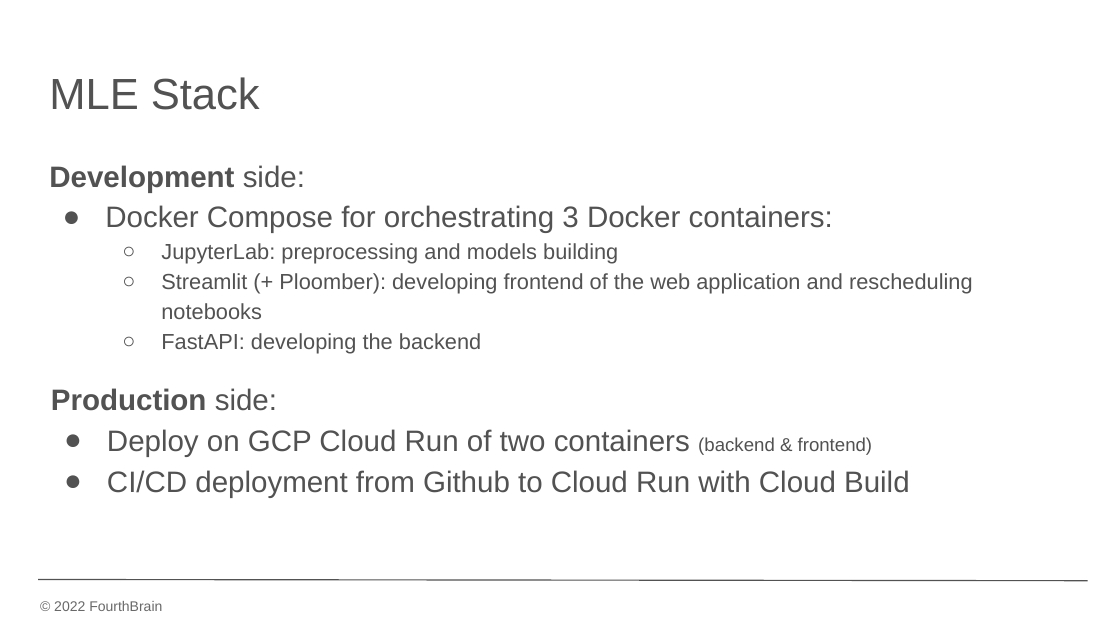
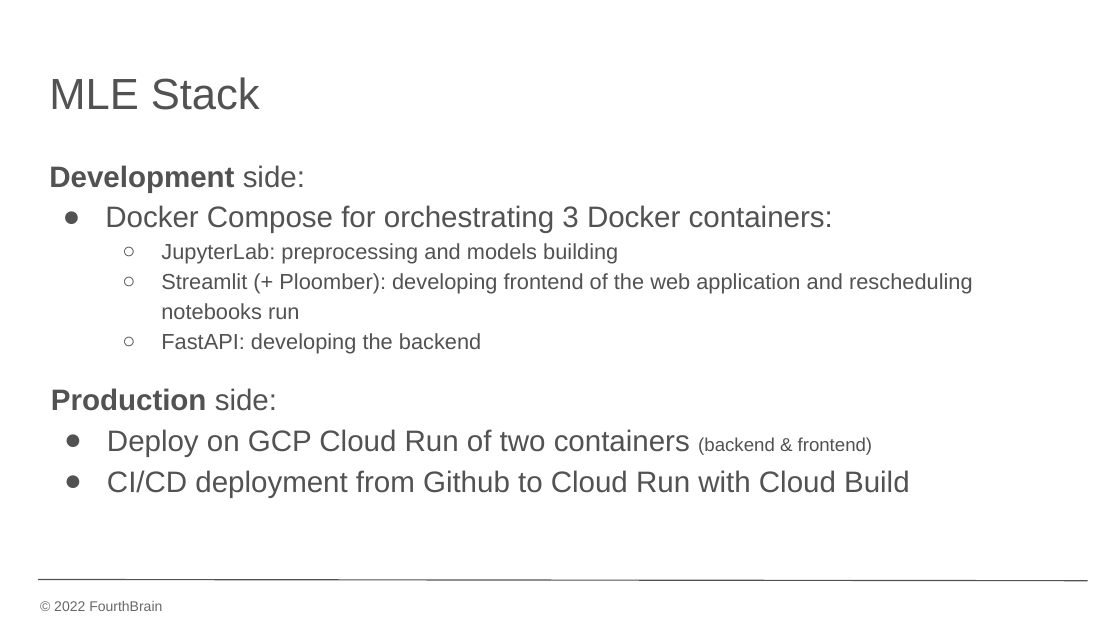
Before and after one commit to davins90/unsupervised_anomaly_detection, a slide deck: slide 9 of src/docs/Decision Intelligence Application.pptx. Drawn at 1120x630 pixels with LibreOffice and Linux fonts; fonts in the diff are those of the drawing; background and template pictures are left out. Boxes give left, top, right and bottom in pixels: in the first picture for what was removed or moved away, otherwise in the second. Text is boxed around its words. In the diff, an @@ line names an element or a change of style, - is before the commit and + after.

```diff
--- a/src/docs/Decision Intelligence Application.pptx
+++ b/src/docs/Decision Intelligence Application.pptx
@@ text at (x1=161, y1=273, x2=973, y2=319): text changed @@
-  ○ Streamlit (+ Ploomber): developing frontend of the web application and rescheduling notebooks
+  ○ Streamlit (+ Ploomber): developing frontend of the web application and rescheduling notebooks run
```
Also in this commit, not shown: 12 other slides changed, 1 other file.
